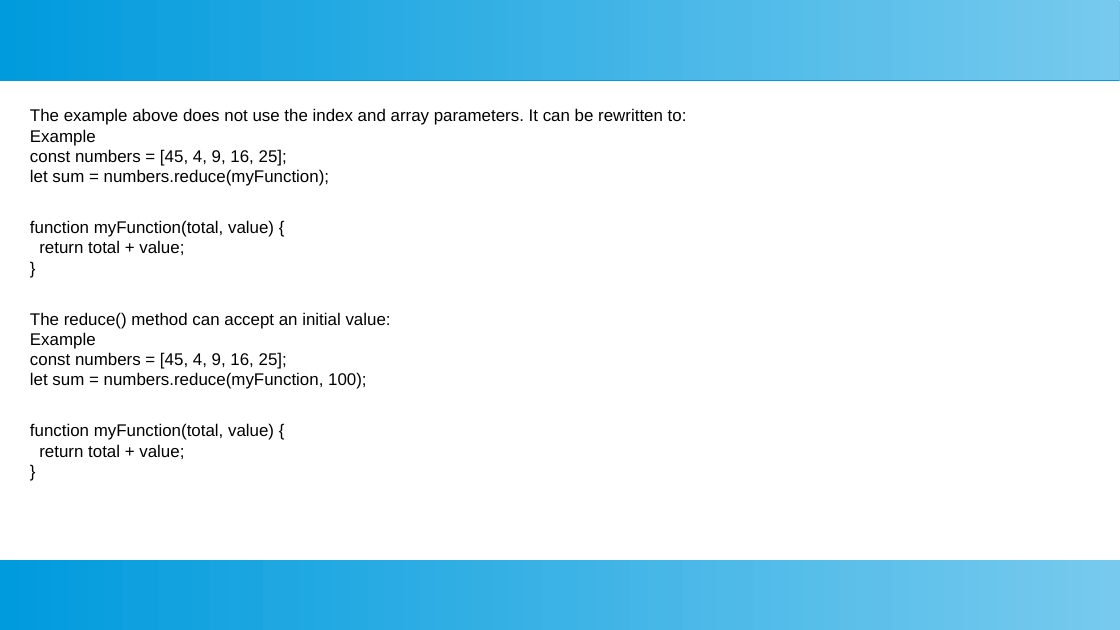
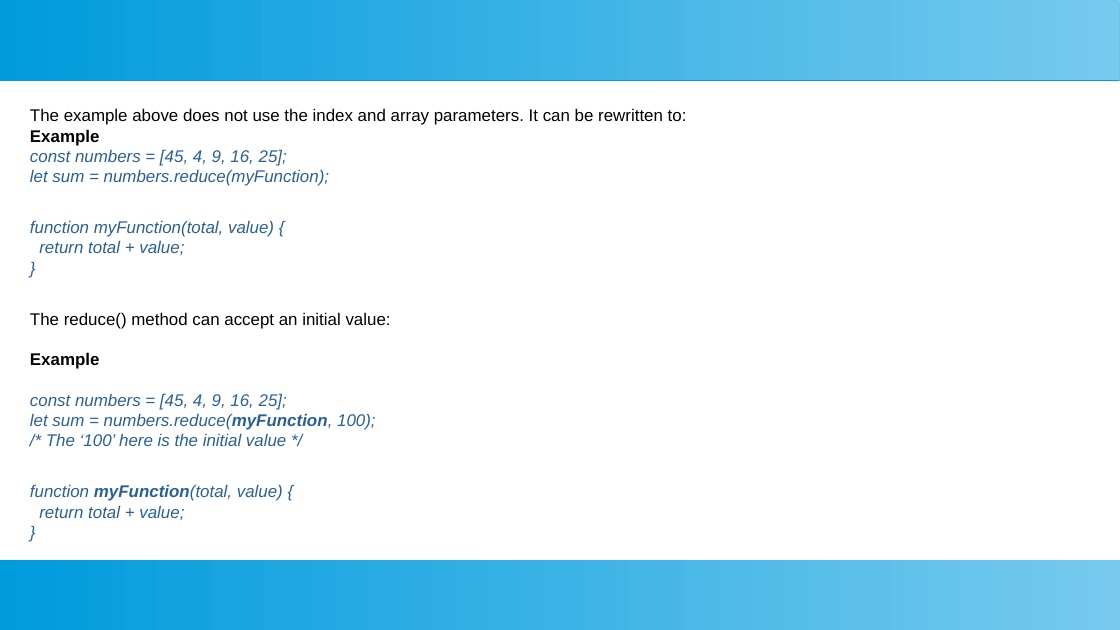
Before and after one commit to ashishjain1547/public_lessons_in_javascript, a slide deck: slide 13 of 7_Arrays in Detail/4 - array iteration.odp (slide 8 before the commit). Drawn at 1120x630 pixels with LibreOffice and Linux fonts; fonts in the diff are those of the drawing. Boxes give left, top, right and bottom in pixels: in the first picture for what was removed or moved away, otherwise in the second. Text is boxed around its words. In the diff, an @@ line names an element or a change of style, - is before the commit and + after.

```diff
--- a/7_Arrays in Detail/4 - array iteration.odp
+++ b/7_Arrays in Detail/4 - array iteration.odp
@@ text at (30, 129, 376, 520): bold on in "Example", "Example", "numbers.reduce(myFunction,", "myFunction(total,"; text colour #000000 to #2A6099, italic on in "const numbers = [45, 4, 9, 16, ...", "let sum = numbers.reduce(myFunction);", "function myFunction(total, value) {", "return total + value;" and 6 more places @@
@@ text at (46, 433, 286, 446): paragraph added @@
+/* The ‘100’ here is the initial value */
```
Also in this commit, not shown: 9 other slides changed, 10 slides added, 6 other files.
